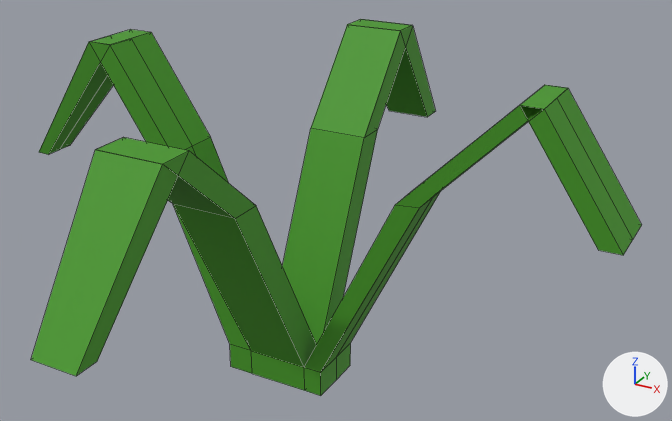
Two versions of the FBX model Atelier 15/Atelier 15Content/Models/plant1.fbx, one commit apart.
Before and after are seen from a 50 mm lens placed at (1.94, -3.13, 2.42), pointed at (0.17, 0.1, 0.81). Arrows for +X, +Y and +Z are at lower right; the lights stay in place. Mesh edges are drawn as thin lines. Where no turn or scale is listed for an object, it has been applied to the vertices. Vertices at the same position are counted once.
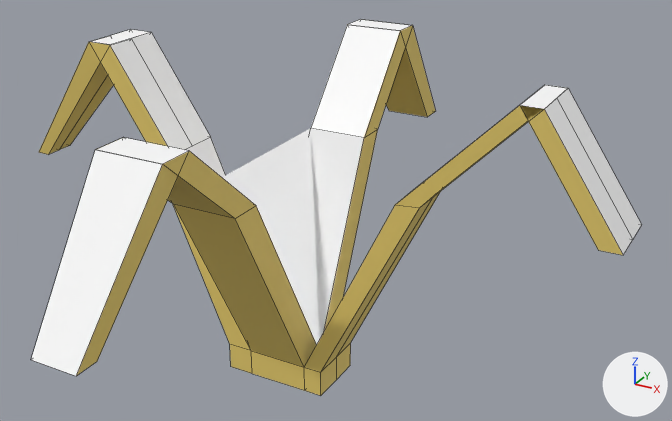
The change, as JSON lines over the scene's bpy script:
```json
{"op": "set", "path": "mat_material_001.base_color", "old": "(0.058, 0.311, 0.014)", "new": "(0.814, 0.619, 0.155)", "note": "green #44971f -> yellow #e9ce6e"}
{"op": "add", "block": "mat_material", "code": ["mat_material = principled_material('Material')", "mat_material.base_color = (1.0, 1.0, 1.0)  # white #ffffff", "mat_material.roughness = 0.69"]}
{"block": "me_cube_001", "where": "# used by ob_cube; location = (0.0, 0.0, 0.0)"}
{"op": "remove", "block": "me_cube_001", "code": "me_cube_001.from_pydata(...)  # 95 vertices, 86 faces; spans x -1.39..1.42, y -1.41..1.3, z -0.14..1.47"}
{"op": "add", "block": "me_cube_001", "code": "me_cube_001.from_pydata(...)  # 95 vertices, 83 faces; spans x -1.39..1.42, y -1.41..1.3, z -0.14..1.47"}
{"block": "me_cube_001", "change": "me_cube_001 part 1"}
{"block": "me_cube_001", "change": "6 faces are deleted"}
{"block": "me_cube_001", "change": "3 new faces join them, mat_material (white #ffffff)"}
{"block": "me_cube_001", "change": "me_cube_001 part 2: 16 faces spanning x -1.39..1.42, y -1.41..1.3, z 0.82..1.47 switch from mat_material_001 (green #44971f) to mat_material (white #ffffff)"}
```

Pixel boxes [x1, y1, x2, y2] of what changed, in the pictures (672 x 421 px):
```json
{"object": "Cube", "change": "recoloured, reshaped", "before": [31, 19, 641, 396], "after": [31, 19, 641, 396]}
{"part": 1, "of": "me_cube_001", "change": "cut back", "before": [186, 128, 364, 345], "after": [186, 128, 364, 345]}
{"part": 2, "of": "me_cube_001", "change": "recoloured", "before": [31, 19, 641, 376], "after": [31, 19, 641, 376], "on screen": "green to white"}
```
